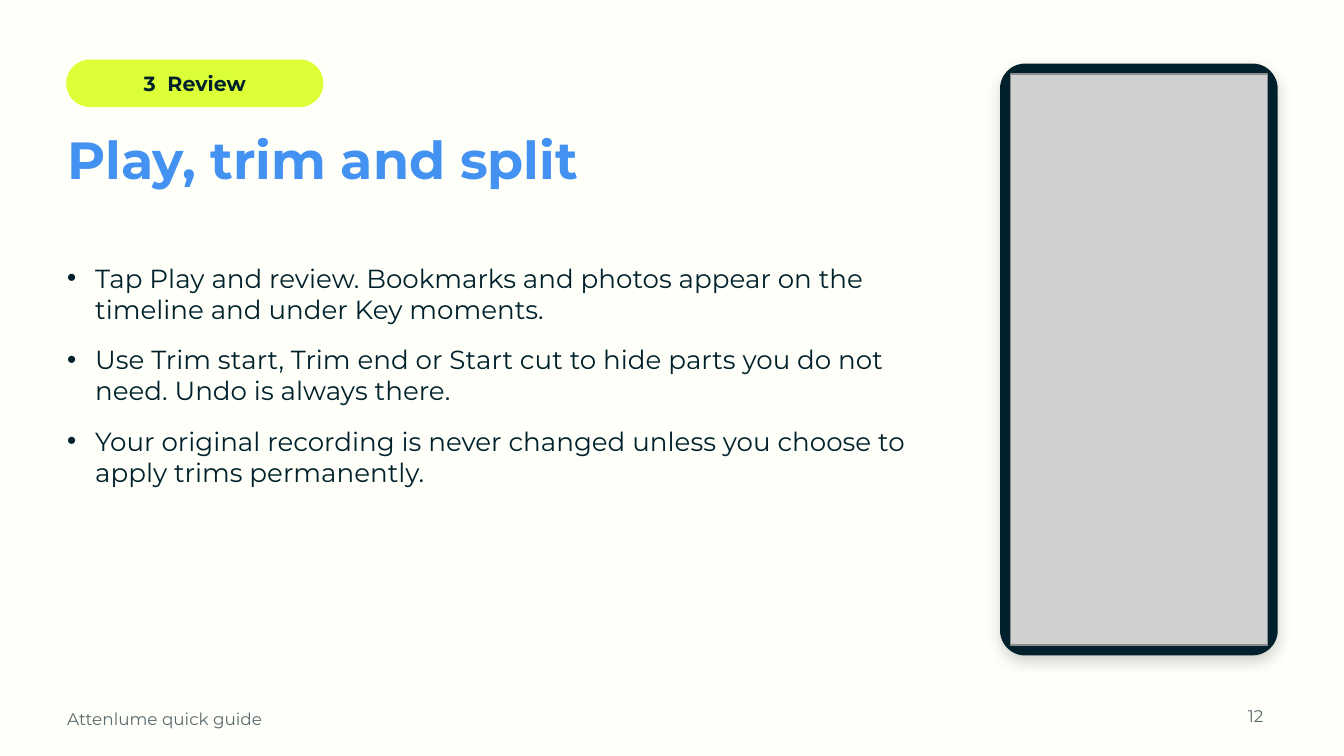
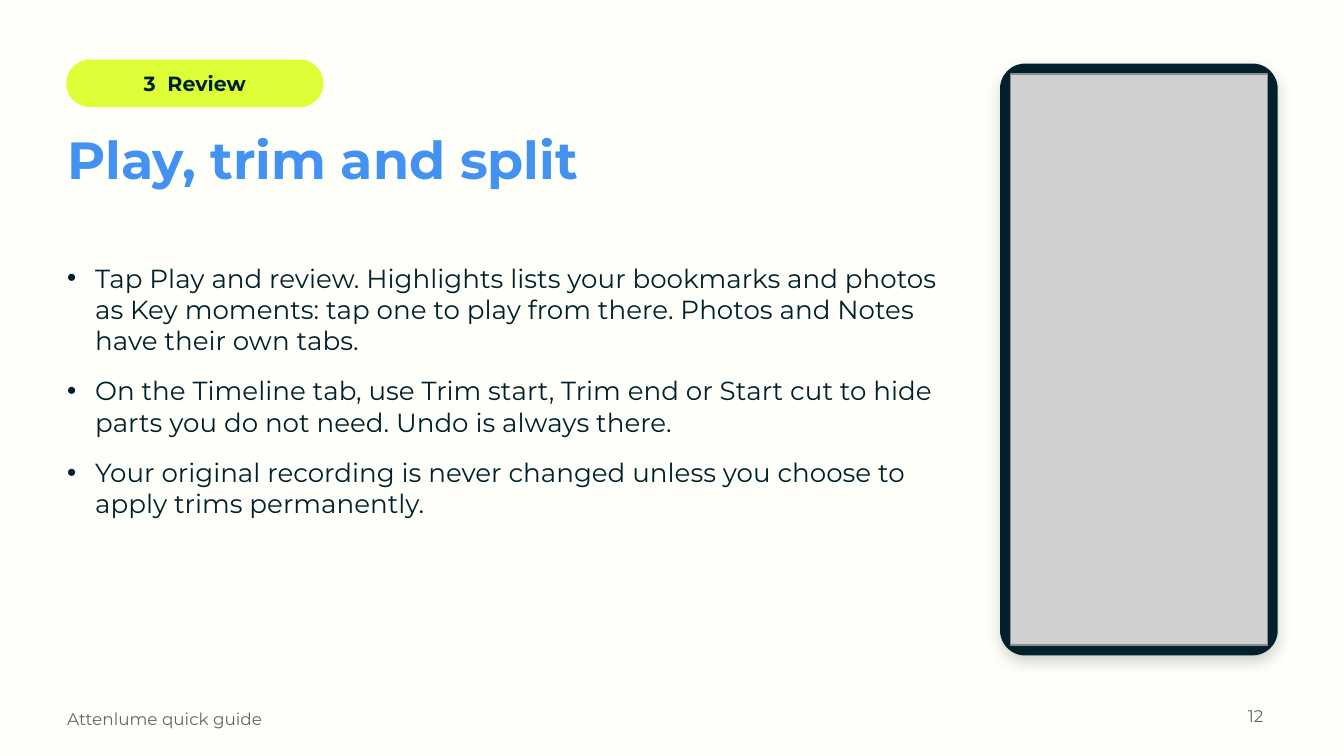
Before and after one commit to SamsonOluwaseun/attenlume, a slide deck: slide 12 of docs/user-guide/Attenlume-Quick-Guide.pptx. Drawn at 1344x756 pixels with LibreOffice and Linux fonts; fonts in the diff are those of the drawing; grey boxes stand for pictures; background and template pictures are left out. Boxes give left, top, right and bottom in pixels: in the first picture for what was removed or moved away, otherwise in the second. Text is boxed around its words. In the diff, an @@ line names an element or a change of style, - is before the commit and + after.

Commit message:
docs(guide): refresh verified navigation and review screenshots [FR-UI-09, P1-47]

```diff
--- a/docs/user-guide/Attenlume-Quick-Guide.pptx
+++ b/docs/user-guide/Attenlume-Quick-Guide.pptx
@@ text at [95, 268, 936, 438]: text changed @@
-• Tap Play and review. Bookmarks and photos appear on the timeline and under Key moments.
-• Use Trim start, Trim end or Start cut to hide parts you do not need. Undo is always there.
+• Tap Play and review. Highlights lists your bookmarks and photos as Key moments: tap one to play from there. Photos and Notes have their own tabs.
+• On the Timeline tab, use Trim start, Trim end or Start cut to hide parts you do not need. Undo is always there.
```
Also in this commit, not shown: 5 other slides changed, 4 other files.
